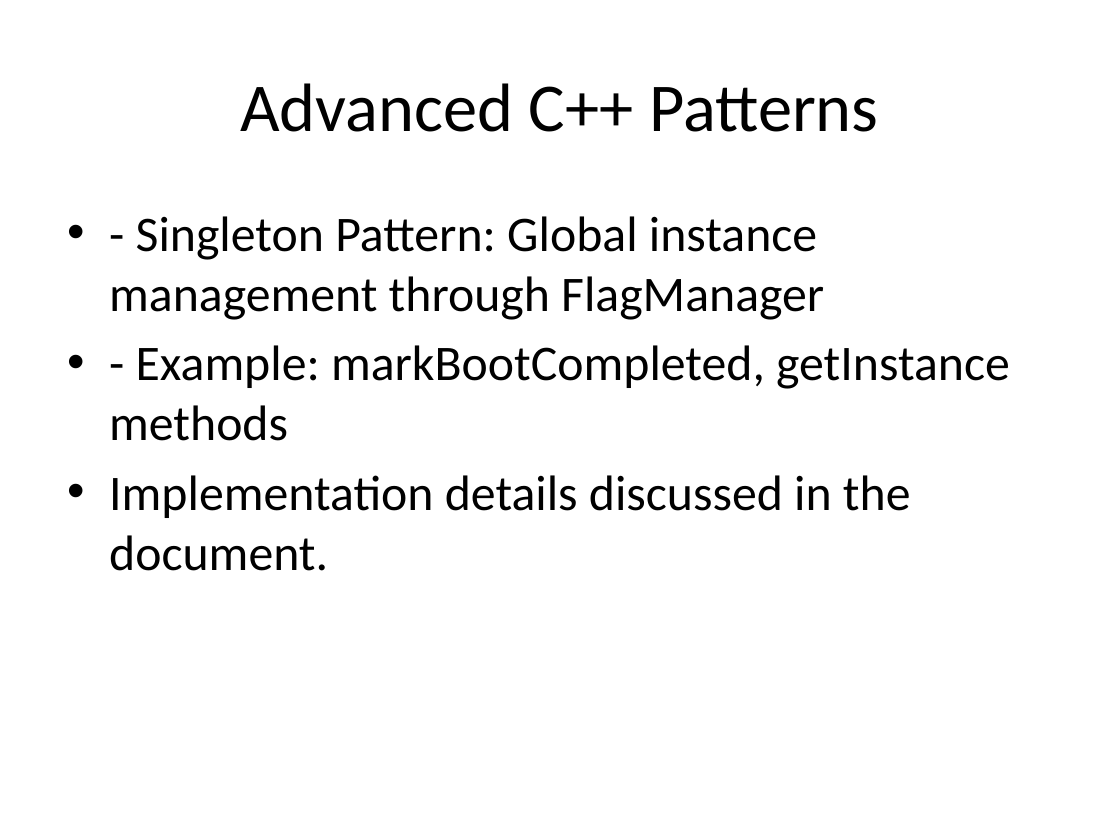
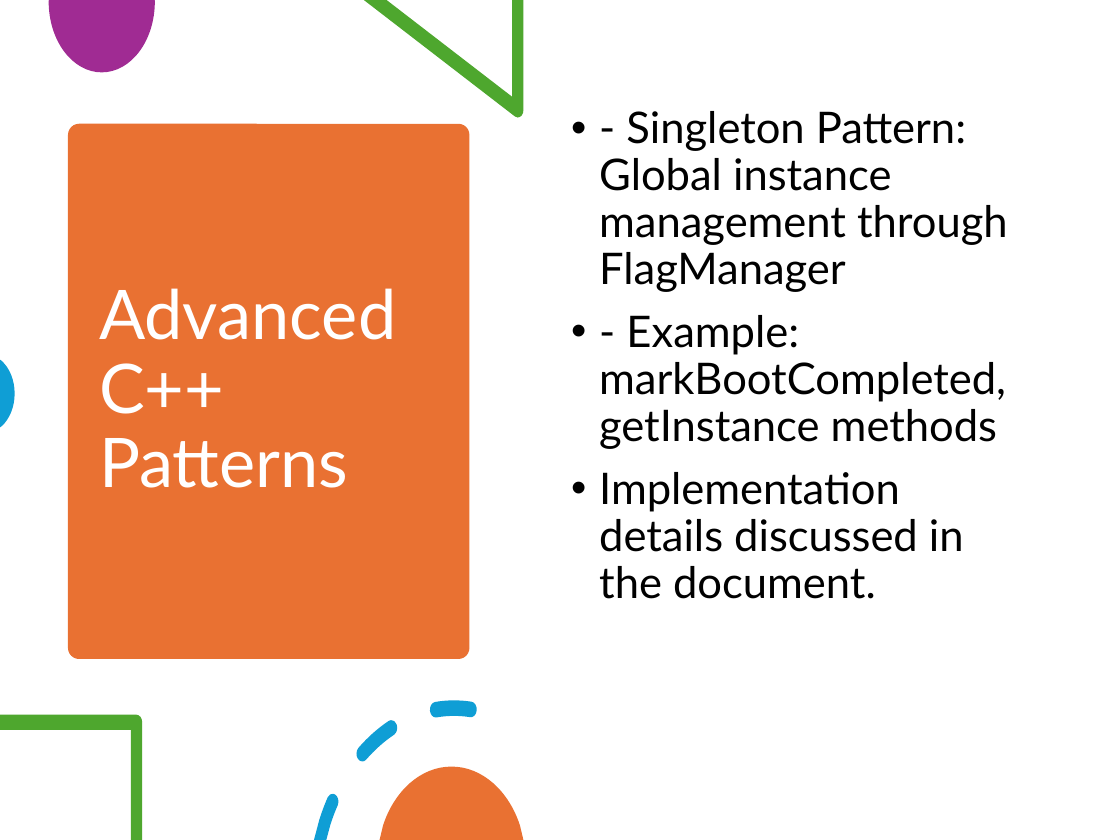
Before and after one commit to sudheerdevu/Thundersoft_work, a slide deck: slide 7 of session/SurfaceFlinger_cpp_concepts.pptx (slide 8 before the commit). Drawn at 1120x840 pixels with LibreOffice and Linux fonts; fonts in the diff are those of the drawing. Boxes give left, top, right and bottom in pixels: in the first picture for what was removed or moved away, otherwise in the second. Text is boxed around its words. In the diff, an @@ line names an element or a change of style, - is before the commit and + after.

```diff
--- a/session/SurfaceFlinger_cpp_concepts.pptx
+++ b/session/SurfaceFlinger_cpp_concepts.pptx
@@ freeform shape added at <box>49,0,156,73</box>, fill #A02B93 @@
@@ freeform shape added at <box>364,0,524,118</box>, fill #4EA72E @@
@@ text "- Singleton Pattern: Global instance ...": place and size @@
-text "- Singleton Pattern: Global instance ..." at <box>109,216,1010,571</box>
+text "- Singleton Pattern: Global instance ..." at <box>599,111,1008,599</box>
@@ text "- Singleton Pattern: Global instance ..." at <box>599,111,1008,599</box>: size 32 to 28 pt, font Calibri to Lato; indent changed; line spacing 1 to 0.9; more space between paragraphs @@
@@ rounded rectangle added at <box>68,124,469,660</box>, fill #E97132 @@
@@ title "Advanced C++ Patterns": place and size @@
-title "Advanced C++ Patterns" at <box>240,83,878,132</box>
+title "Advanced C++ Patterns" at <box>99,288,396,488</box>
@@ title "Advanced C++ Patterns" at <box>99,288,396,488</box>: font Calibri to Lato, text colour #000000 to #FFFFFF; alignment centre to left; line spacing 1 to 0.9 @@
@@ freeform shape added at <box>0,360,15,427</box>, fill #0F9ED5 @@
@@ freeform shape added at <box>0,715,142,840</box>, fill #4EA72E @@
@@ freeform shape added at <box>314,700,476,840</box>, fill #0F9ED5 @@
@@ freeform shape added at <box>380,766,523,840</box>, fill #E97132 @@
```
Also in this commit, not shown: 9 other slides changed, 2 other files.
